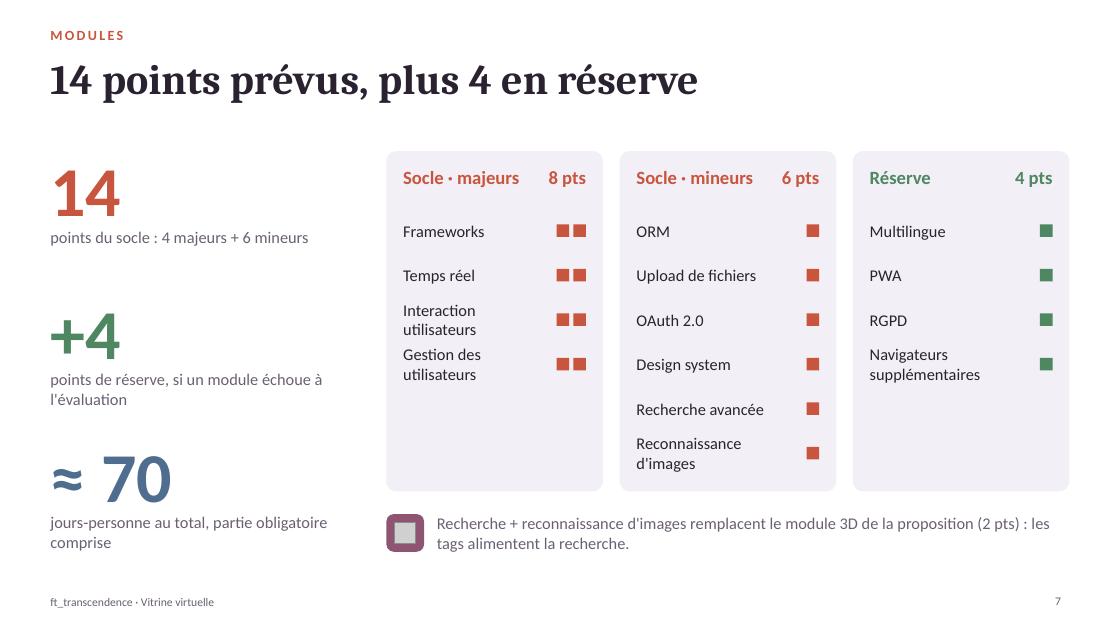
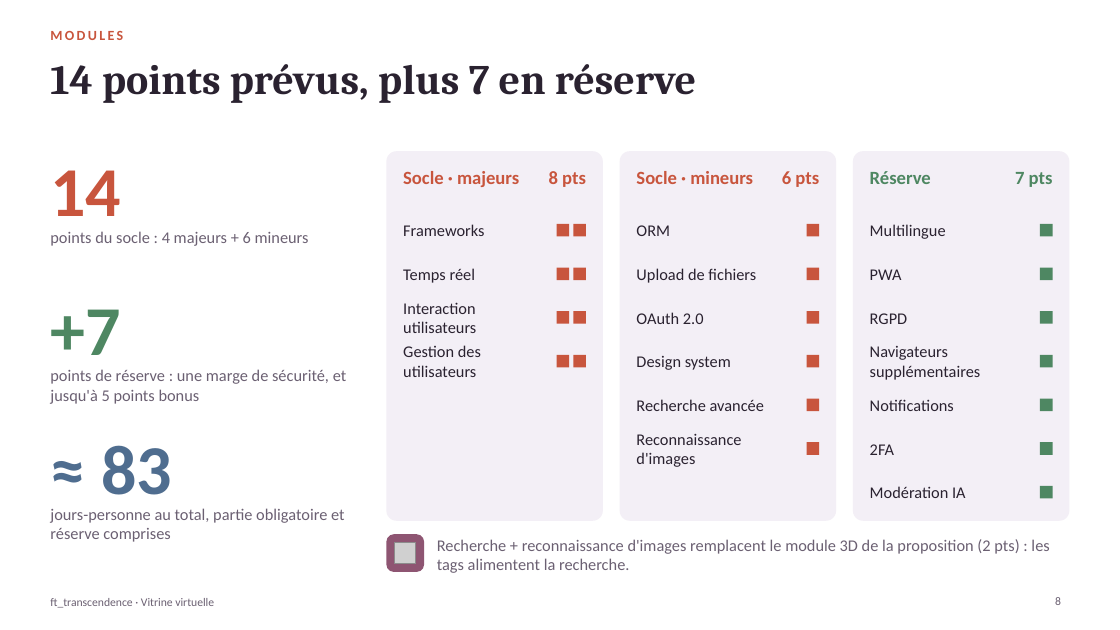
Before and after one commit to Komorebi-32/Transcendance, a slide deck: slide 8 of documentation/slides/showcase_room_overview_fr.pptx (slide 7 before the commit). Drawn at 1120x630 pixels with LibreOffice and Linux fonts; fonts in the diff are those of the drawing; grey boxes stand for pictures. Boxes give left, top, right and bottom in pixels: in the first picture for what was removed or moved away, otherwise in the second. Text is boxed around its words. In the diff, an @@ line names an element or a change of style, - is before the commit and + after.

```diff
--- a/documentation/slides/showcase_room_overview_fr.pptx
+++ b/documentation/slides/showcase_room_overview_fr.pptx
@@ title at <box>50,64,696,103</box>: text changed @@
-14 points prévus, plus 4 en réserve
+14 points prévus, plus 7 en réserve
@@ rounded rectangle: place and size @@
-rounded rectangle at <box>386,151,603,492</box>
+rounded rectangle at <box>386,151,603,521</box>
@@ rounded rectangle: place and size @@
-rounded rectangle at <box>620,151,837,492</box>
+rounded rectangle at <box>620,151,837,521</box>
@@ rounded rectangle: place and size @@
-rounded rectangle at <box>853,151,1070,492</box>
+rounded rectangle at <box>853,151,1070,521</box>
@@ text at <box>1015,172,1053,187</box>: text changed @@
-4 pts
+7 pts
@@ text at <box>50,309,120,372</box>: text changed; size 10 to 60 pt; text colour #6B6072 to #4E8762; bold on @@
-7
++7
@@ text removed at <box>50,313,120,376</box> @@
-+4
@@ text at <box>50,369,347,404</box>: text changed @@
-points de réserve, si un module échoue à l'évaluation
+points de réserve : une marge de sécurité, et jusqu'à 5 points bonus
@@ text added at <box>870,399,954,411</box>, 14 pt, text #2A2230 @@
+Notifications
@@ rectangle added at <box>1040,398,1053,411</box>, fill #4E8762 @@
@@ text added at <box>101,445,172,495</box>, 60 pt, text #4F6D8F, bold @@
+≈ 83
@@ 2 texts, 2 rectangles: place and size @@
-2 texts, 2 rectangles at <box>636,402,819,472</box>
+2 texts, 2 rectangles at <box>636,398,819,467</box>
@@ text added at <box>870,444,894,455</box>, 14 pt, text #2A2230 @@
+2FA
@@ rectangle added at <box>1040,442,1053,455</box>, fill #4E8762 @@
@@ text removed at <box>101,456,172,503</box> @@
-≈ 70
@@ text at <box>50,508,345,542</box>: text changed @@
-jours-personne au total, partie obligatoire comprise
+jours-personne au total, partie obligatoire et réserve comprises
@@ text added at <box>870,486,966,498</box>, 14 pt, text #2A2230 @@
+Modération IA
@@ rectangle added at <box>1040,486,1053,499</box>, fill #4E8762 @@
@@ rounded rectangle: place and size @@
-rounded rectangle at <box>386,514,424,552</box>
+rounded rectangle at <box>386,534,424,572</box>
@@ text "Recherche + reconnaissance d'images remplacent ...": place and size @@
-text "Recherche + reconnaissance d'images remplacent ..." at <box>437,517,1049,552</box>
+text "Recherche + reconnaissance d'images remplacent ..." at <box>437,539,1049,573</box>
@@ picture: place and size @@
-picture at <box>395,523,416,544</box>
+picture at <box>395,543,416,564</box>
@@ page number added at <box>1055,597,1061,605</box>, 10 pt, text #6B6072 @@
+8
```
Also in this commit, not shown: 5 other slides changed, 4 slides added, 2 slides removed, 6 other files.
